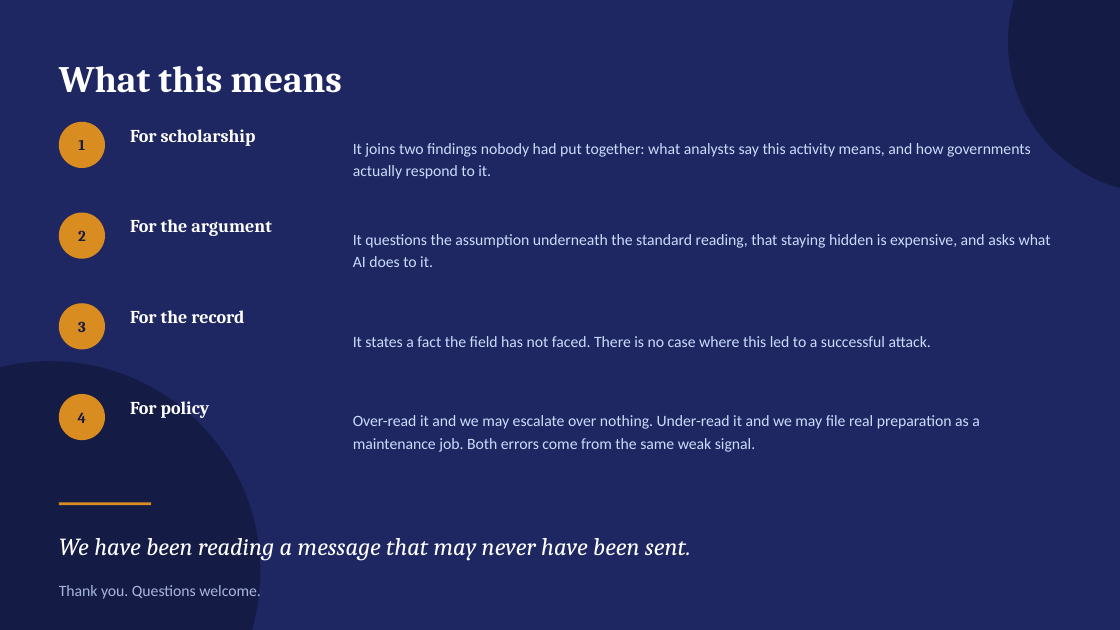
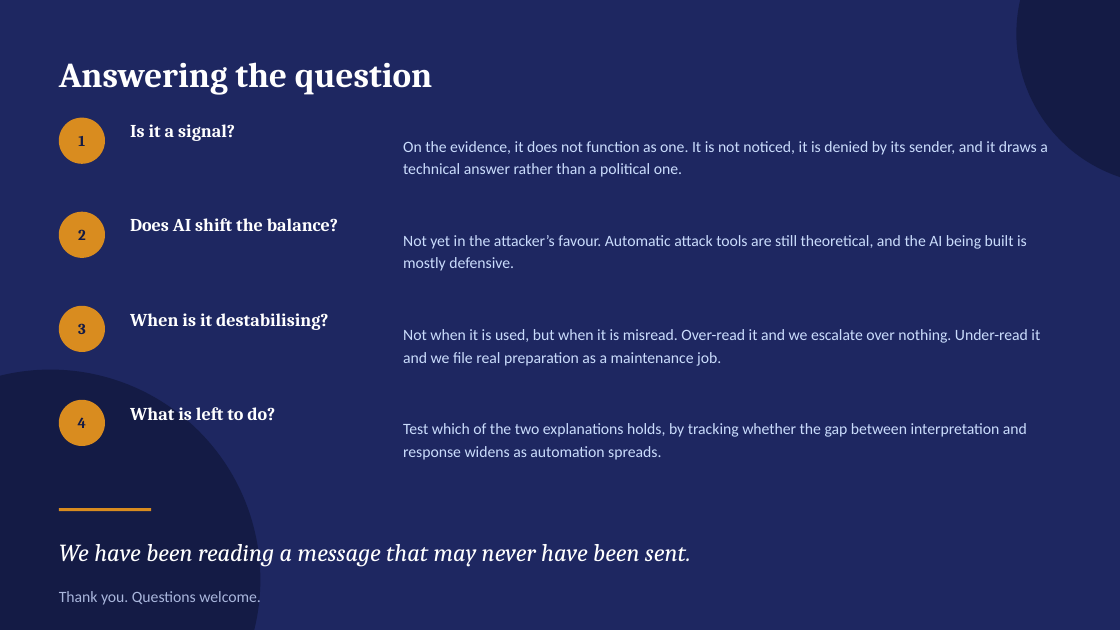
Before and after one commit to s9765fzsv8-cmyk/Claude, a slide deck: slide 10 of deck/price-of-patience.pptx. Drawn at 1120x630 pixels with LibreOffice and Linux fonts; fonts in the diff are those of the drawing. Boxes give left, top, right and bottom in pixels: in the first picture for what was removed or moved away, otherwise in the second. Text is boxed around its words. In the diff, an @@ line names an element or a change of style, - is before the commit and + after.

```diff
--- a/deck/price-of-patience.pptx
+++ b/deck/price-of-patience.pptx
@@ ellipse: place and size @@
-ellipse at [1008,0,1120,193]
+ellipse at [1017,0,1120,185]
@@ text at [59,62,433,95]: text changed; size 32 to 30 pt @@
-What this means
+Answering the question
@@ text "1": place and size @@
-text "1" at [78,140,85,150]
+text "1" at [78,136,85,146]
@@ ellipse: place and size @@
-ellipse at [59,122,105,168]
+ellipse at [59,118,105,164]
@@ text at [130,124,235,141]: text changed @@
-For scholarship
+Is it a signal?
@@ text at [403,141,1048,177]: text changed @@
-It joins two findings nobody had put together: what analysts say this activity means, and how governments actually respond to it.
+On the evidence, it does not function as one. It is not noticed, it is denied by its sender, and it draws a technical answer rather than a political one.
@@ text at [130,218,338,231]: text changed @@
-For the argument
+Does AI shift the balance?
@@ text at [403,235,1027,271]: text changed @@
-It questions the assumption underneath the standard reading, that staying hidden is expensive, and asks what AI does to it.
+Not yet in the attacker’s favour. Automatic attack tools are still theoretical, and the AI being built is mostly defensive.
@@ text at [130,313,329,330]: text changed @@
-For the record
+When is it destabilising?
@@ text at [403,329,1040,366]: text changed @@
-It states a fact the field has not faced. There is no case where this led to a successful attack.
+Not when it is used, but when it is misread. Over-read it and we escalate over nothing. Under-read it and we file real preparation as a maintenance job.
@@ ellipse: place and size @@
-ellipse at [0,361,260,630]
+ellipse at [0,370,260,630]
@@ text at [130,407,275,420]: text changed @@
-For policy
+What is left to do?
@@ text at [403,423,1027,460]: text changed @@
-Over-read it and we may escalate over nothing. Under-read it and we may file real preparation as a maintenance job. Both errors come from the same weak signal.
+Test which of the two explanations holds, by tracking whether the gap between interpretation and response widens as automation spreads.
@@ 3 texts, 1 ellipse, 1 rectangle: place and size @@
-3 texts, 1 ellipse, 1 rectangle at [59,394,691,599]
+3 texts, 1 ellipse, 1 rectangle at [59,400,691,605]
```
Also in this commit, not shown: 8 other slides changed, 1 slide added, 1 slide removed, 1 other file.
